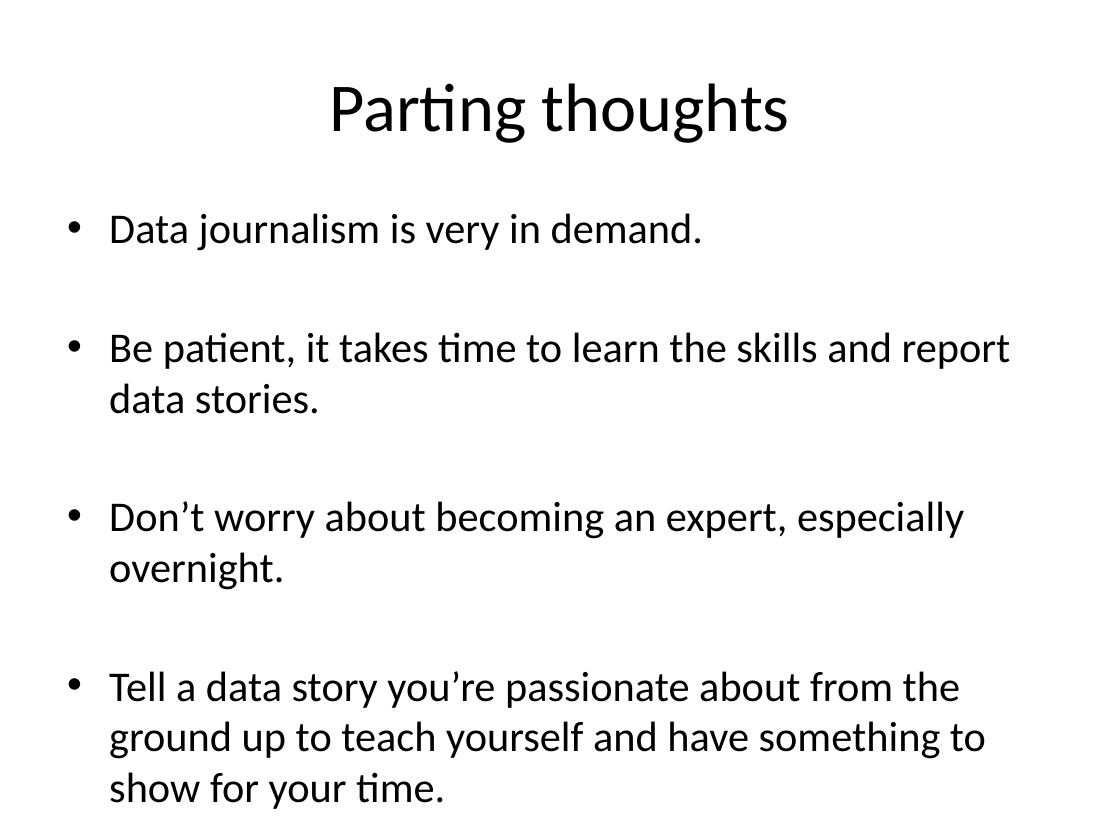
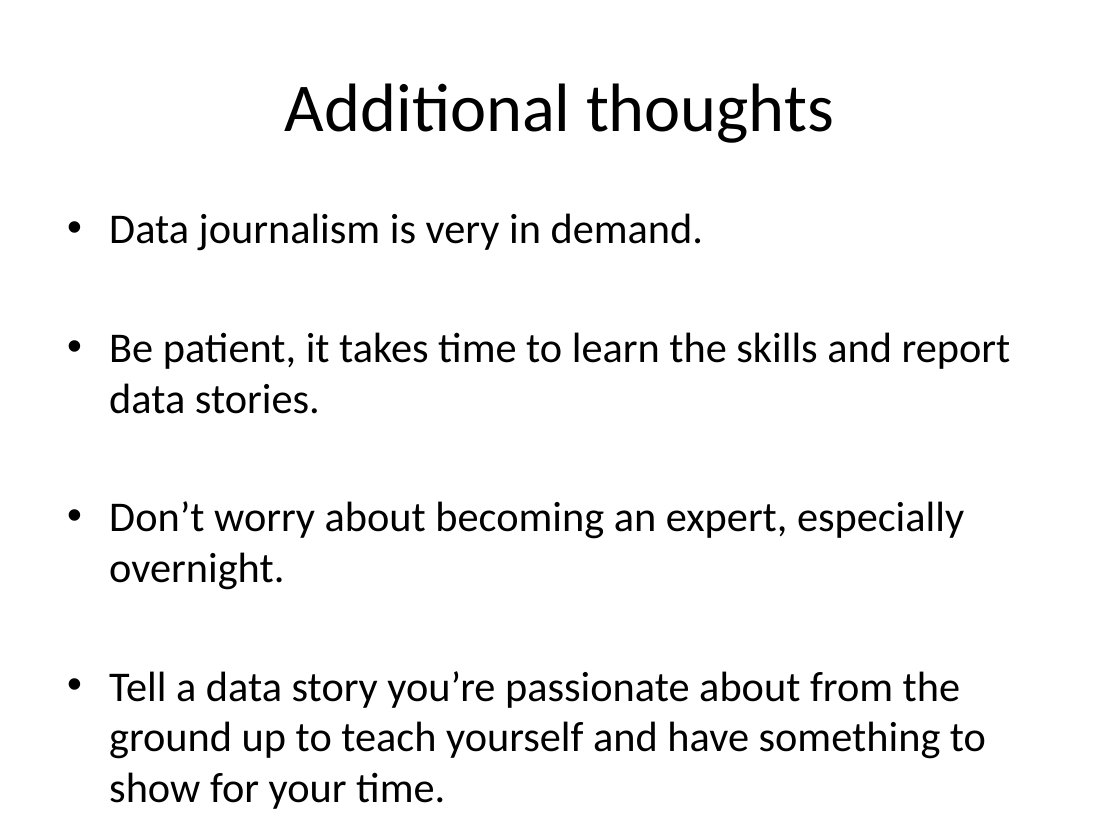
Before and after one commit to jeffhargarten/20181127-umn_class, a slide deck: slide 6 of data_presentation.pptx (slide 10 before the commit). Drawn at 1120x840 pixels with LibreOffice and Linux fonts; fonts in the diff are those of the drawing. Boxes give left, top, right and bottom in pixels: in the first picture for what was removed or moved away, otherwise in the second. Text is boxed around its words. In the diff, an @@ line names an element or a change of style, - is before the commit and + after.

```diff
--- a/data_presentation.pptx
+++ b/data_presentation.pptx
@@ title at bbox=[285, 83, 834, 143]: text changed @@
-Parting thoughts
+Additional thoughts
```
Also in this commit, not shown: 4 other slides changed, 2 slides added.
